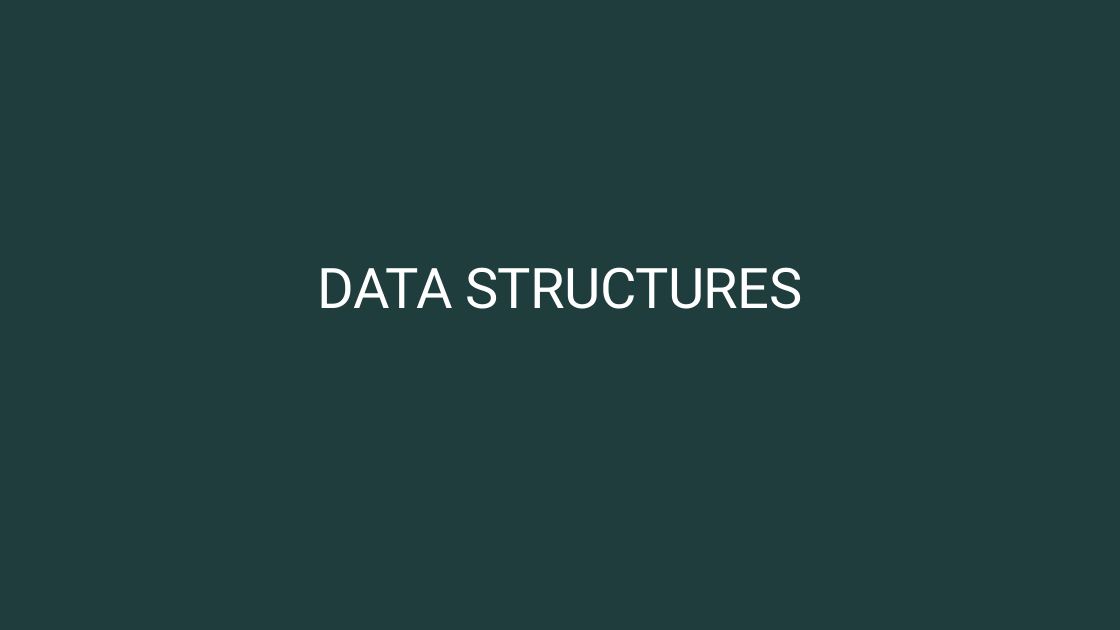
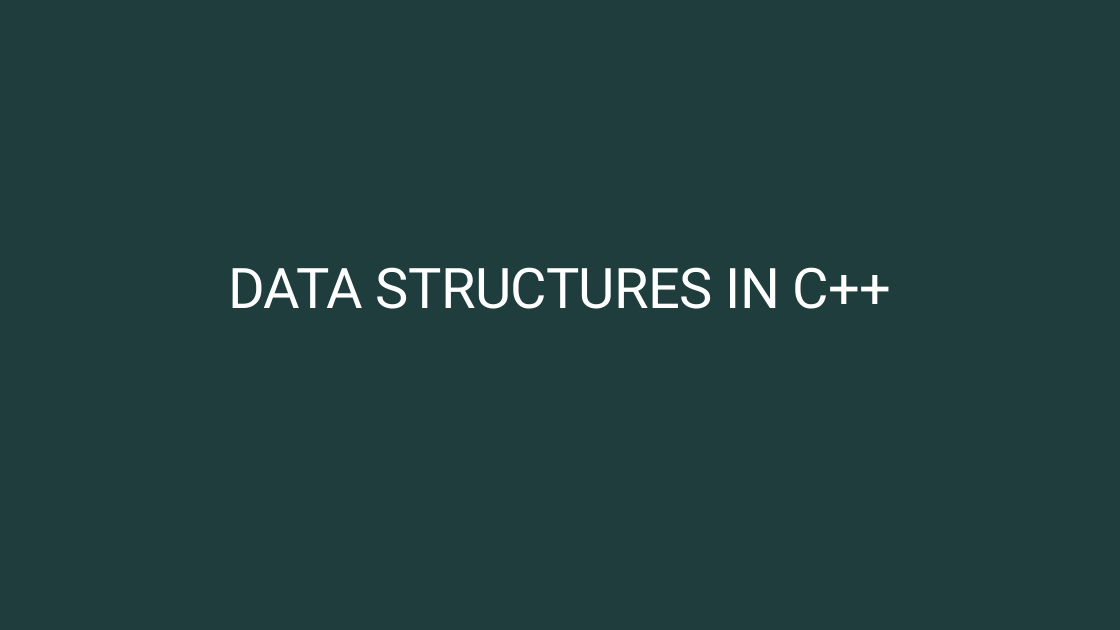
Before and after one commit to rfdavid/coding-interview-handbook-cpp, a slide deck: slide 8 of Algorithm and problem Solving Cheatsheet.pptm. Drawn at 1120x630 pixels with LibreOffice and Linux fonts; fonts in the diff are those of the drawing. Boxes give left, top, right and bottom in pixels: in the first picture for what was removed or moved away, otherwise in the second. Text is boxed around its words. In the diff, an @@ line names an element or a change of style, - is before the commit and + after.

```diff
--- a/Algorithm and problem Solving Cheatsheet.pptm
+++ b/Algorithm and problem Solving Cheatsheet.pptm
@@ title at (228,267,892,309): text changed @@
-DATA STRUCTURES
+DATA STRUCTURES IN C++
```
Also in this commit, not shown: 12 other slides changed, 8 slides added, 13 other files.
